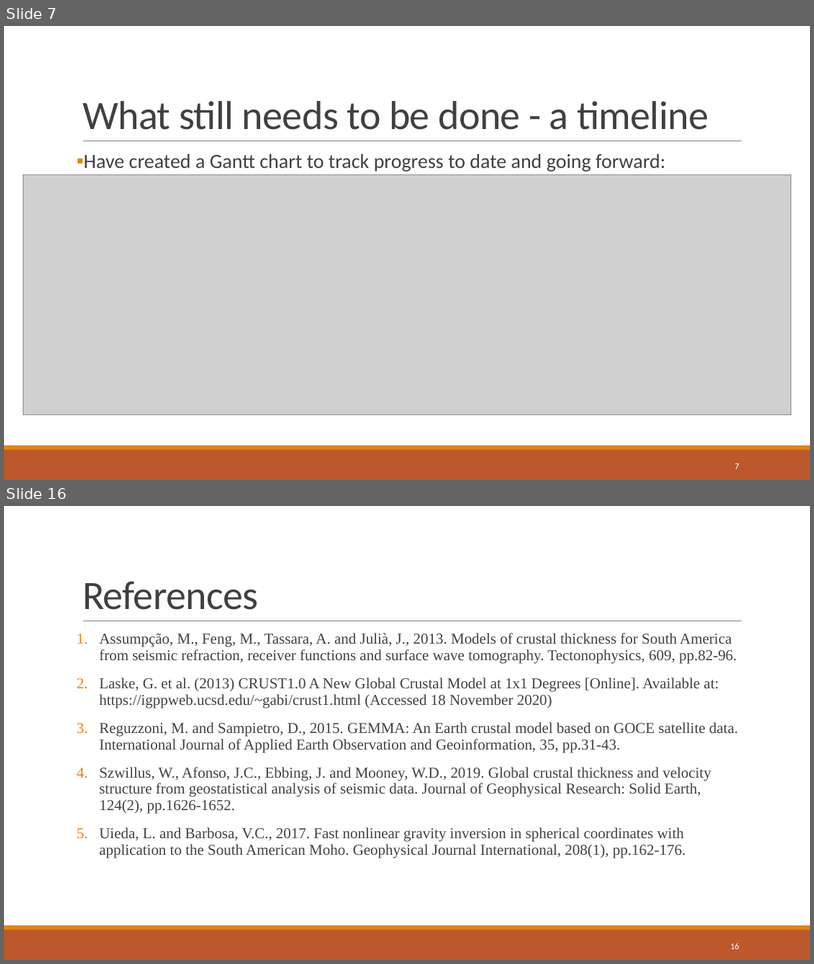
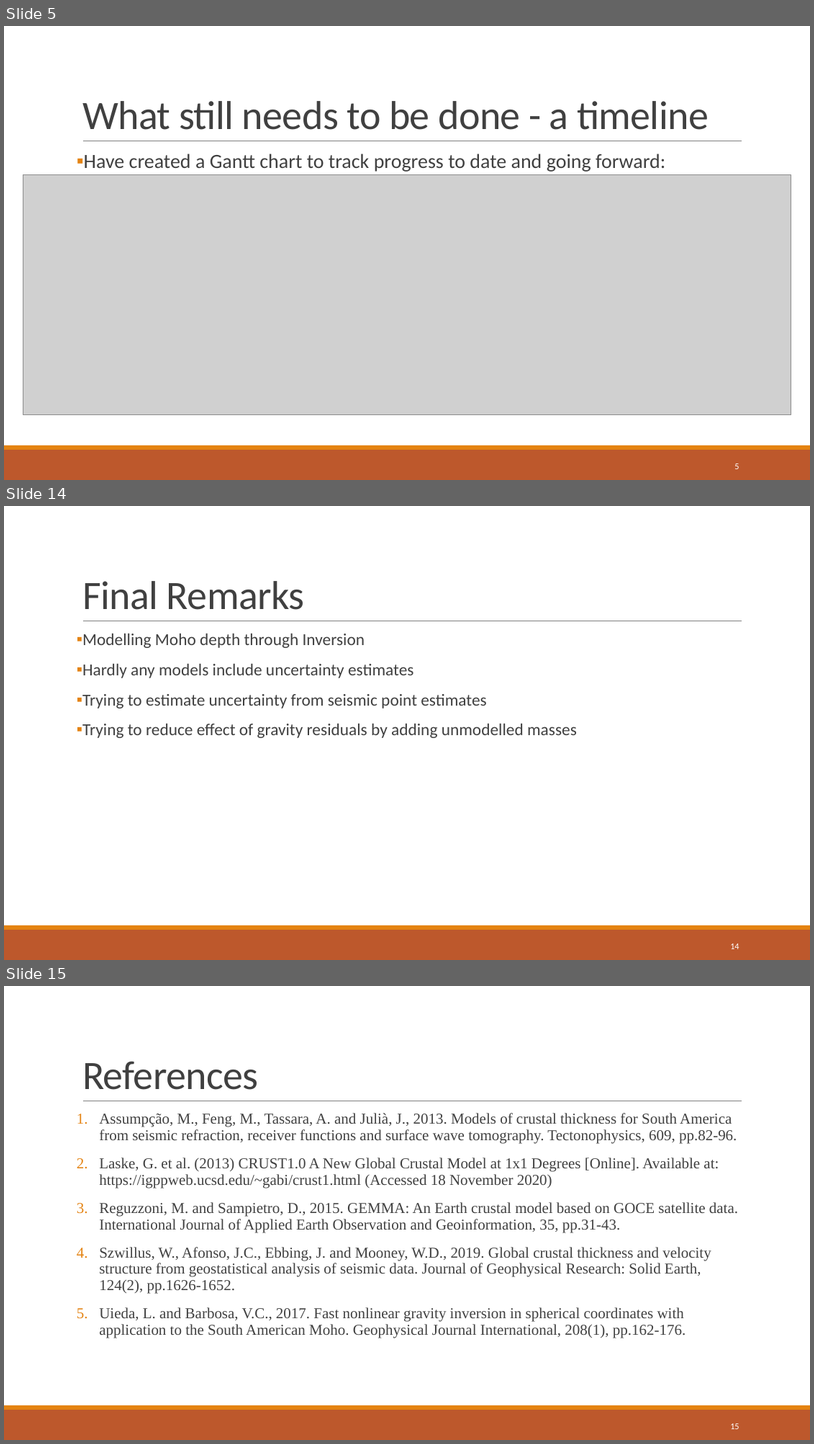
Before and after one commit to compgeolab/dissertation-moho-uncertainty, a slide deck: presentation/Project presentation.pptx. Shown one above the other, each under a label of ours: slides 7 and 16 before the commit, slides 5, 14 and 15 after it; the slides between them are not shown. The pictures are 814x964 and 814x1444 pixels, drawn with LibreOffice and Linux fonts; fonts in the diff are those of the drawing; grey boxes stand for pictures. Boxes give left, top, right and bottom in pixels: in the first picture for what was removed or moved away, otherwise in the second. Text is boxed around its words. In the diff, an @@ line names an element or a change of style, - is before the commit and + after.

```diff
--- a/presentation/Project presentation.pptx
+++ b/presentation/Project presentation.pptx
@@ slide 14 added at [4,506,810,960], background #FFFFFF; not listed: 3 template elements that a slide beside it also shows @@
@@ title added at [82,581,305,610], 48 pt, text #404040 @@
+Final Remarks
@@ text added at [82,633,577,738], 20 pt, text #404040 @@
+▪ Modelling Moho depth through Inversion
+▪ Hardly any models include uncertainty estimates
+▪ Trying to estimate uncertainty from seismic point estimates
+▪ Trying to reduce effect of gravity residuals by adding unmodelled masses
@@ page number added at [730,943,739,949], 10.5 pt, text #FFFFFF @@
+14
@@ what was slide 7 is now slide 5 @@
@@ page number at [735,463,739,469]: text changed @@
-7
+5
@@ what was slide 16 is now slide 15 @@
@@ page number at [730,1423,739,1429]: text changed @@
-16
+15
```
Also in this commit, not shown: 11 slides changed, 1 other slide added, 4 slides removed.
